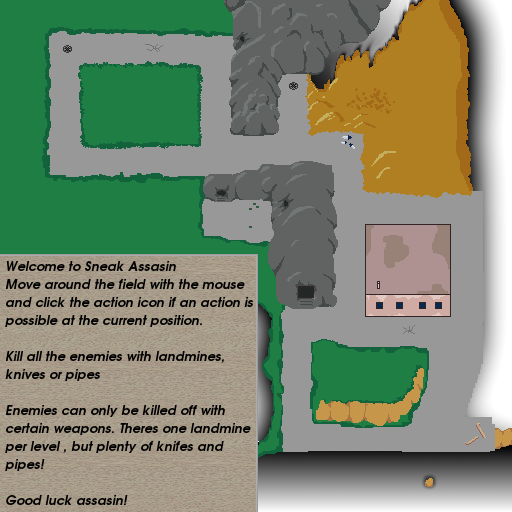
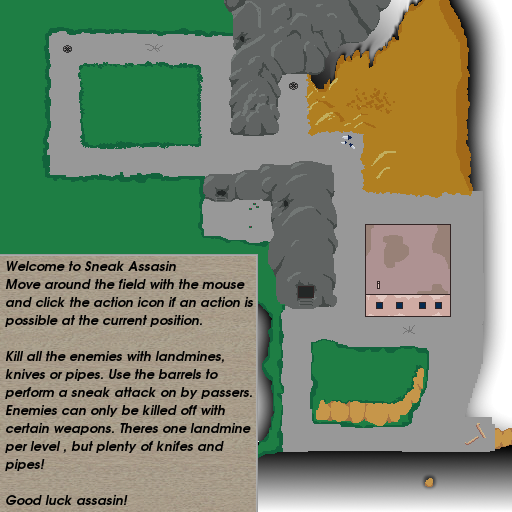
Layer changes from the first 512 × 512 image to the second:
painted on "Welcome to Sneak Assasin ..." over [5, 369, 252, 399]
